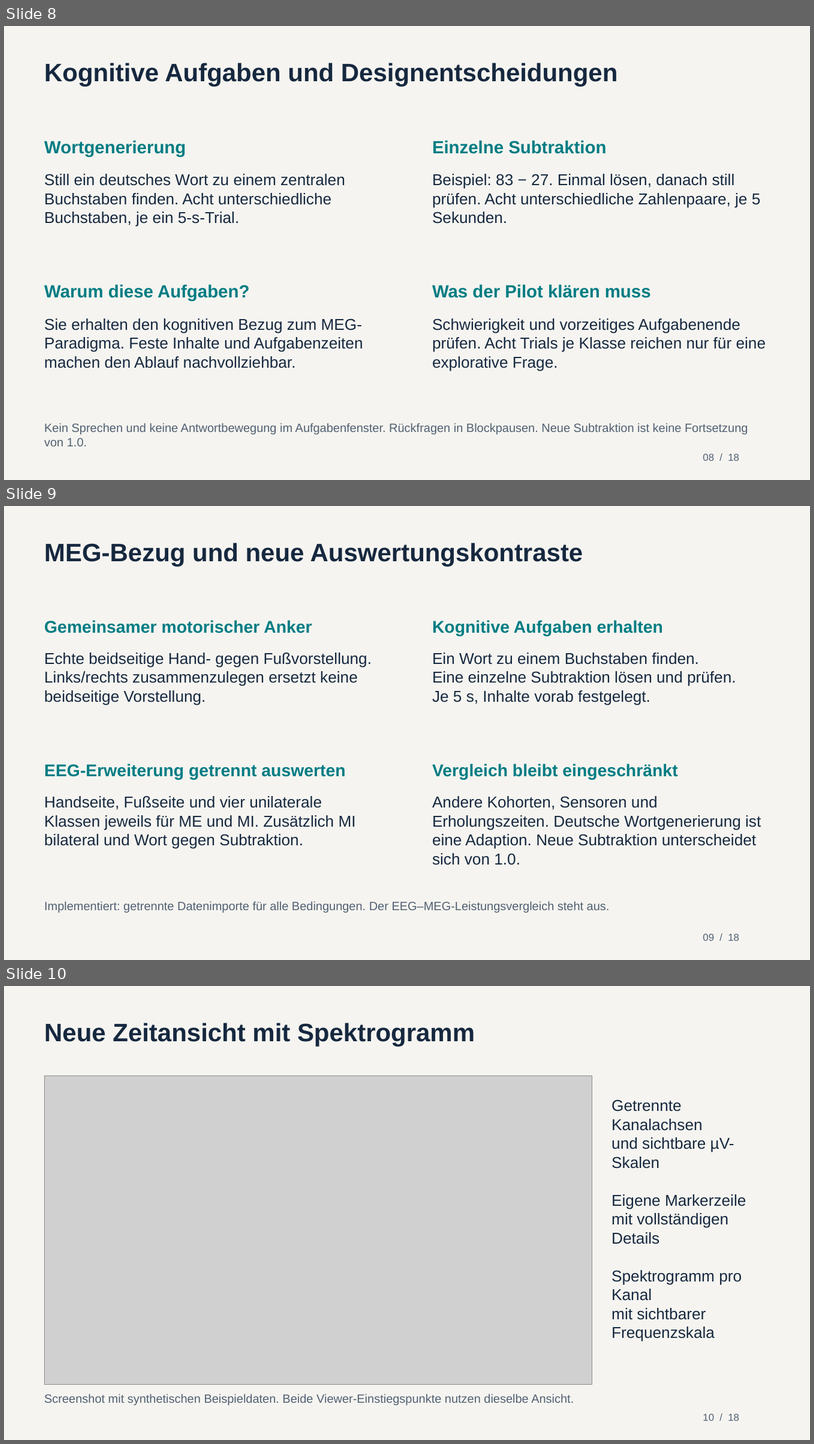
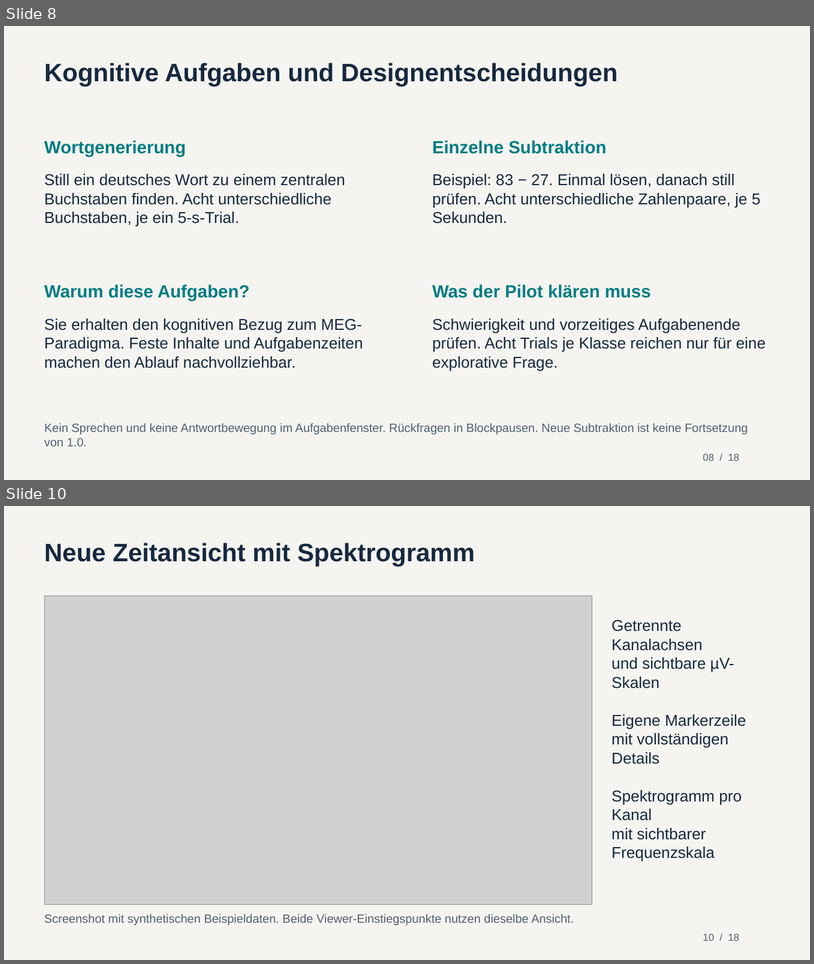
Before and after one commit to theoavgitidis/EEGvsMEG, a slide deck: presentations/EEGvsMEG_Update_2026-10-30.pptx. Shown one above the other, each under a label of ours: slides 8, 9 and 10 before the commit, slides 8 and 10 after it; the slides between them are not shown. The pictures are 814x1444 and 814x964 pixels, drawn with LibreOffice and Linux fonts; fonts in the diff are those of the drawing; grey boxes stand for pictures. Boxes give left, top, right and bottom in pixels: in the first picture for what was removed or moved away, otherwise in the second. Text is boxed around its words. In the diff, an @@ line names an element or a change of style, - is before the commit and + after.

```diff
--- a/presentations/EEGvsMEG_Update_2026-10-30.pptx
+++ b/presentations/EEGvsMEG_Update_2026-10-30.pptx
@@ slide 9 removed at (4,506,810,960), background #F5F4F0 @@
@@ text removed at (44,543,584,566) @@
-MEG-Bezug und neue Auswertungskontraste
@@ text removed at (44,620,312,633) @@
-Gemeinsamer motorischer Anker
@@ text removed at (432,620,663,636) @@
-Kognitive Aufgaben erhalten
@@ text removed at (44,652,372,705) @@
-Echte beidseitige Hand- gegen Fußvorstellung. Links/rechts zusammenzulegen ersetzt keine beidseitige Vorstellung.
@@ text removed at (432,652,737,705) @@
-Ein Wort zu einem Buchstaben finden.
-Eine einzelne Subtraktion lösen und prüfen.
-Je 5 s, Inhalte vorab festgelegt.
@@ text removed at (44,763,345,780) @@
-EEG-Erweiterung getrennt auswerten
@@ text removed at (432,763,678,780) @@
-Vergleich bleibt eingeschränkt
@@ text removed at (44,796,356,849) @@
-Handseite, Fußseite und vier unilaterale Klassen jeweils für ME und MI. Zusätzlich MI bilateral und Wort gegen Subtraktion.
@@ text removed at (432,796,761,865) @@
-Andere Kohorten, Sensoren und Erholungszeiten. Deutsche Wortgenerierung ist eine Adaption. Neue Subtraktion unterscheidet sich von 1.0.
@@ text removed at (44,901,610,912) @@
-Implementiert: getrennte Datenimporte für alle Bedingungen. Der EEG–MEG-Leistungsvergleich steht aus.
@@ text removed at (703,933,740,940) @@
-09 / 18
```
Also in this commit, not shown: 1 slide added, 1 other file.
